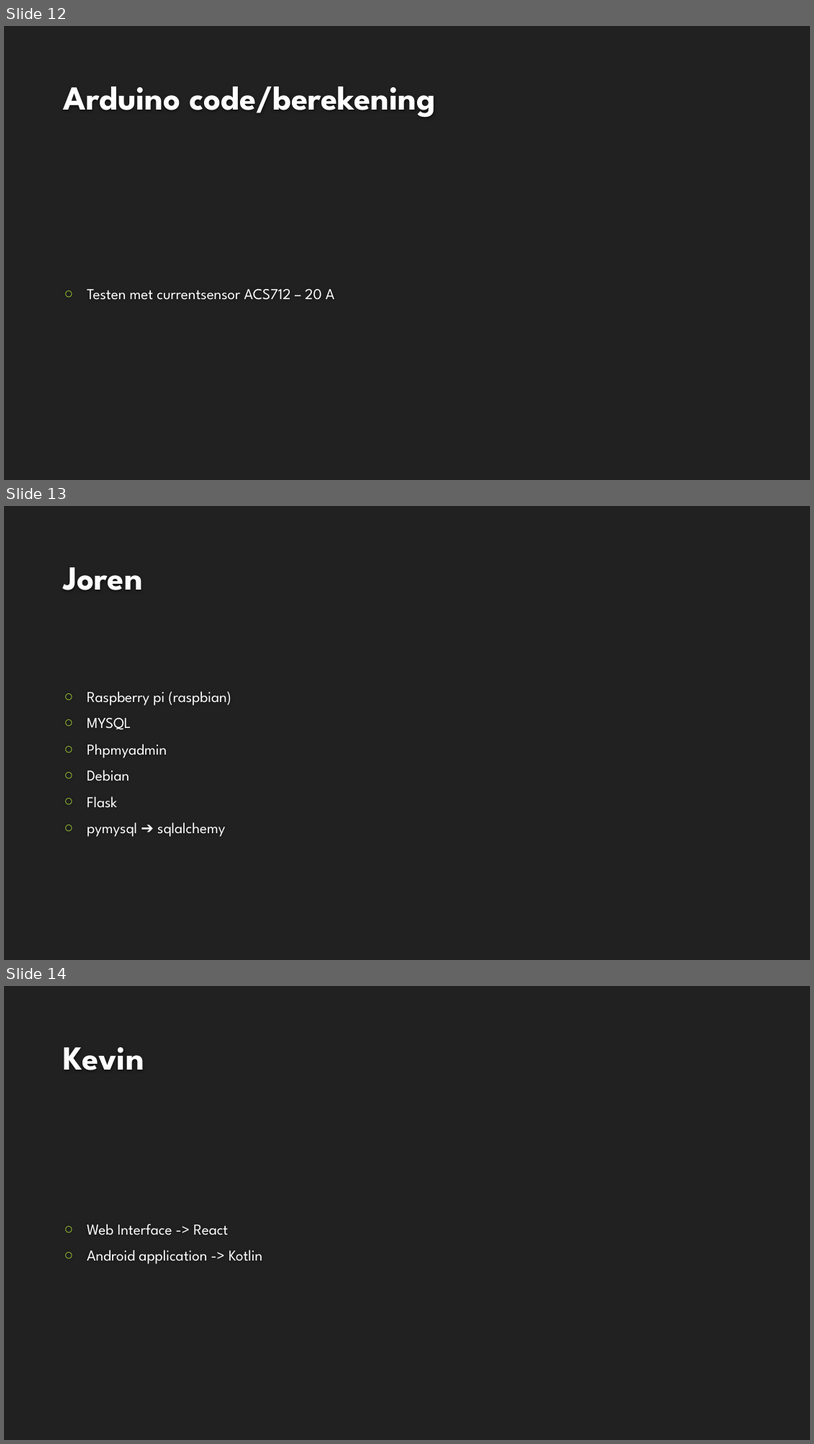
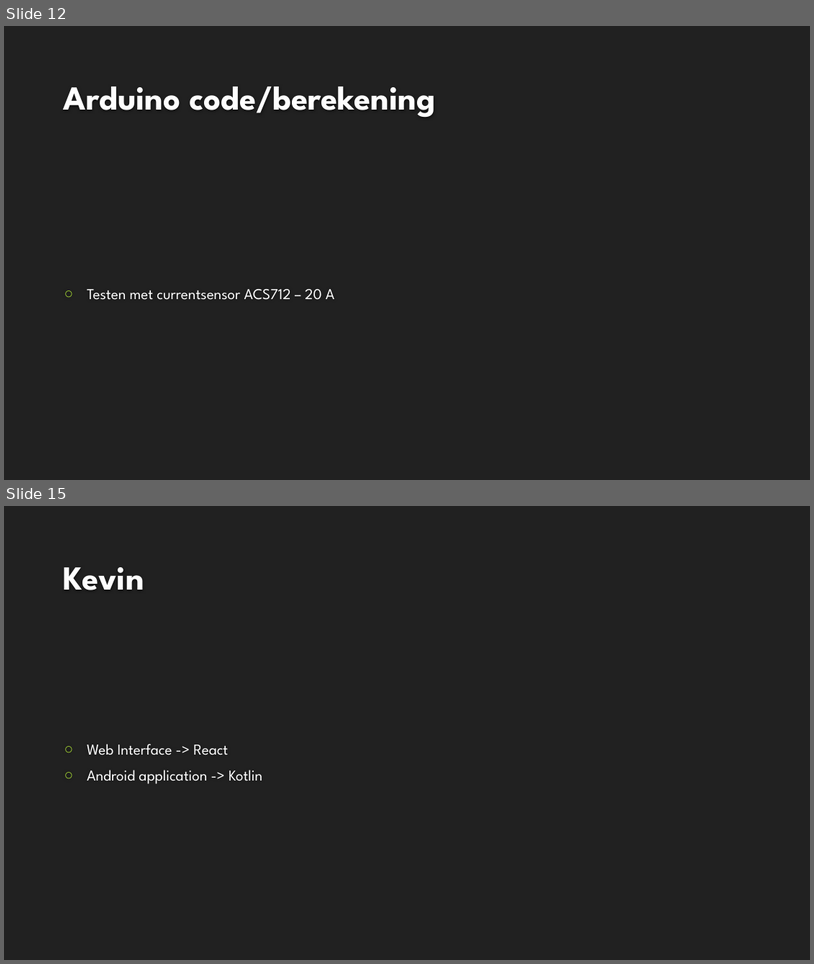
Before and after one commit to KevinD25/BBsnap, a slide deck: doc/Eindpresentaite Januari.pptx. Shown one above the other, each under a label of ours: slides 12, 13 and 14 before the commit, slides 12 and 15 after it; the slides between them are not shown. The pictures are 814x1444 and 814x964 pixels, drawn with LibreOffice and Linux fonts; fonts in the diff are those of the drawing; background and template pictures are left out. Boxes give left, top, right and bottom in pixels: in the first picture for what was removed or moved away, otherwise in the second. Text is boxed around its words. In the diff, an @@ line names an element or a change of style, - is before the commit and + after.

```diff
--- a/doc/Eindpresentaite Januari.pptx
+++ b/doc/Eindpresentaite Januari.pptx
@@ slide 13 removed at (4,506,810,960), background #212121 @@
@@ title removed at (64,567,143,590) @@
-Joren
@@ text removed at (87,691,232,836) @@
-○ Raspberry pi (raspbian)
-○ MYSQL
-○ Phpmyadmin
-○ Debian
-○ Flask
-○ pymysql ➔ sqlalchemy
@@ what was slide 14 is now slide 15 @@
```
Also in this commit, not shown: 5 slides changed, 3 slides added, 1 other slide removed, 2 other files.
